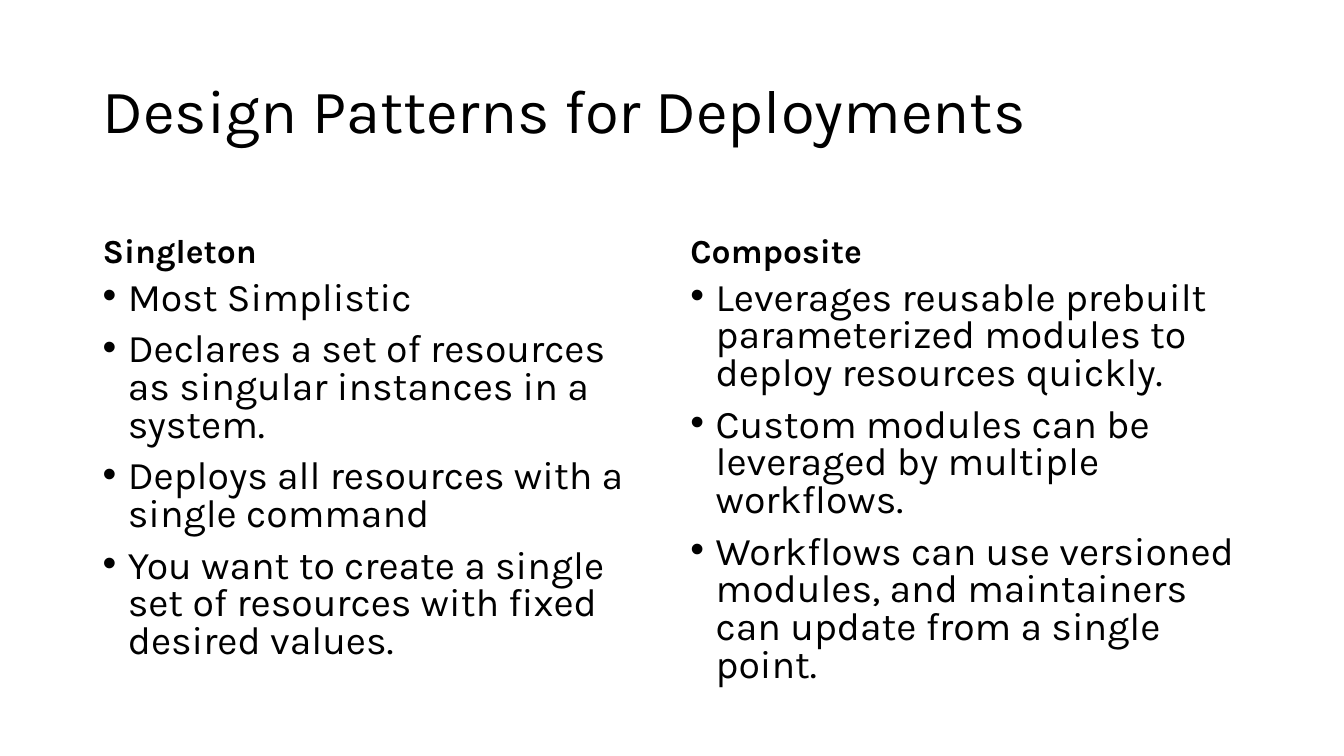
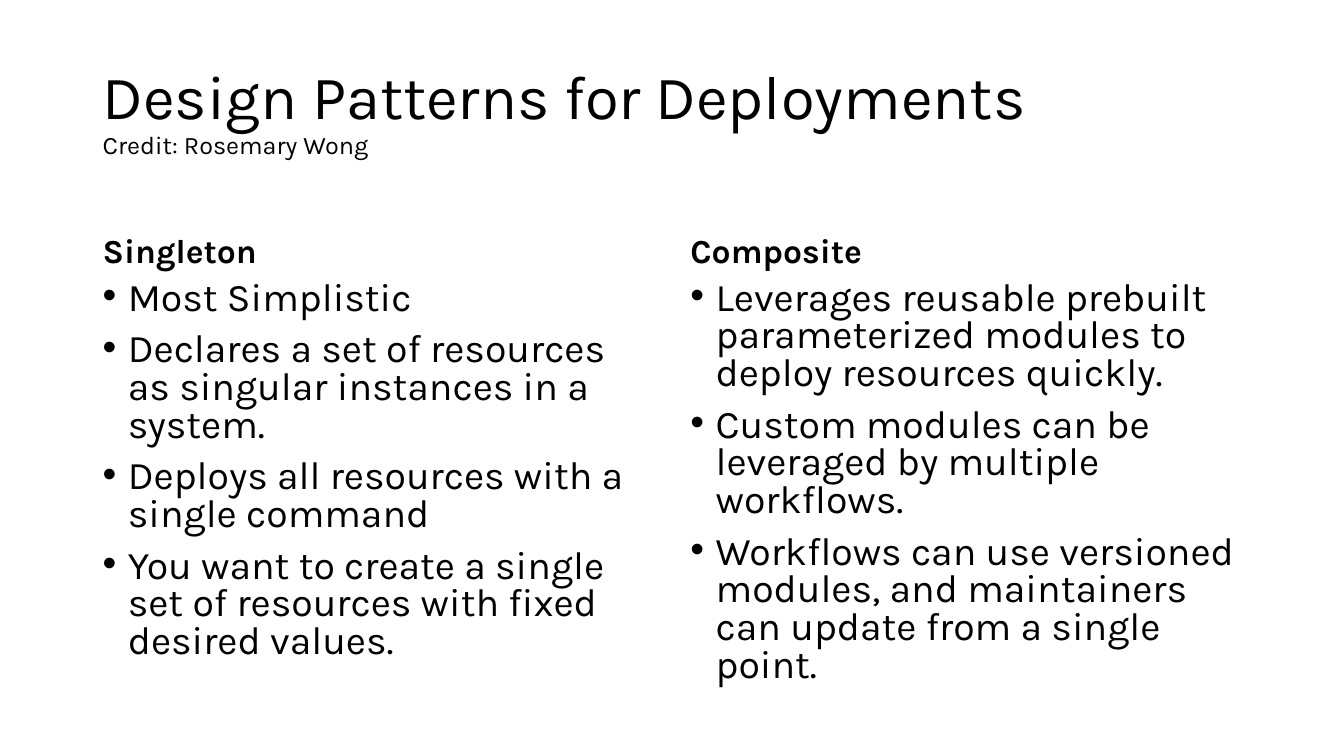
Before and after one commit to 2good4hisowngood/Terraform-tech-talk, a slide deck: slide 5 of Terraform Tech Talk.pptx. Drawn at 1344x756 pixels with LibreOffice and Linux fonts; fonts in the diff are those of the drawing. Boxes give left, top, right and bottom in pixels: in the first picture for what was removed or moved away, otherwise in the second. Text is boxed around its words. In the diff, an @@ line names an element or a change of style, - is before the commit and + after.

```diff
--- a/Terraform Tech Talk.pptx
+++ b/Terraform Tech Talk.pptx
@@ title at (103, 76, 1026, 161): text changed @@
-Design Patterns for Deployments
+Design Patterns for Deployments
+Credit: Rosemary Wong
```
Also in this commit, not shown: 3 other slides changed, 1 slide added.
